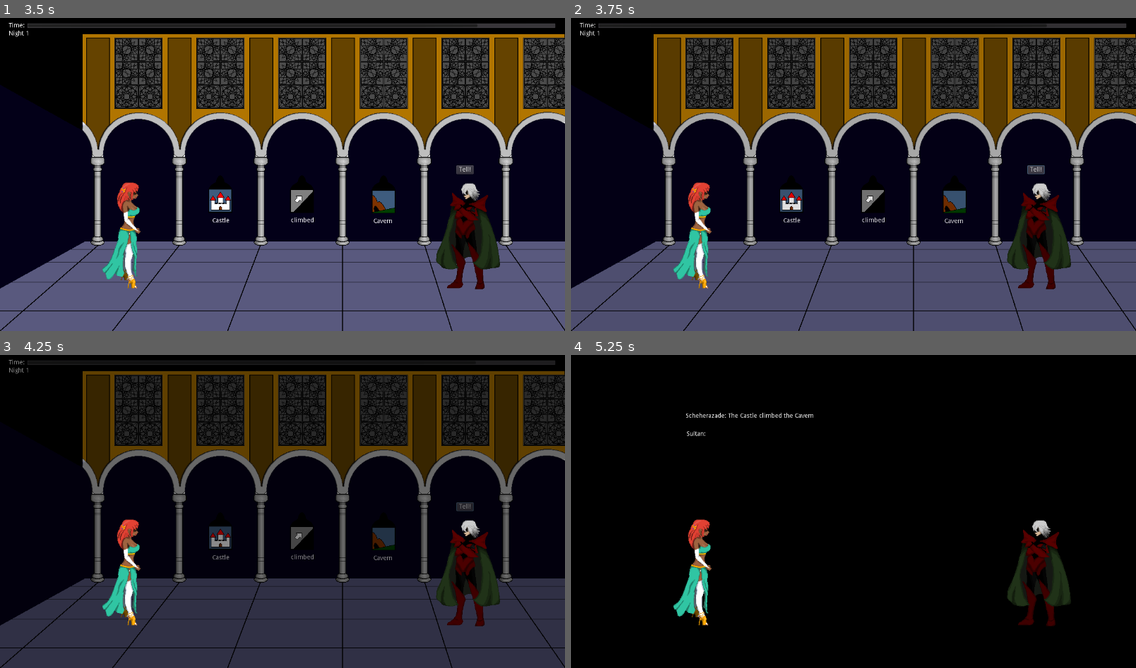
Above: before the commit, frames 1-4 (two rows, left to right).
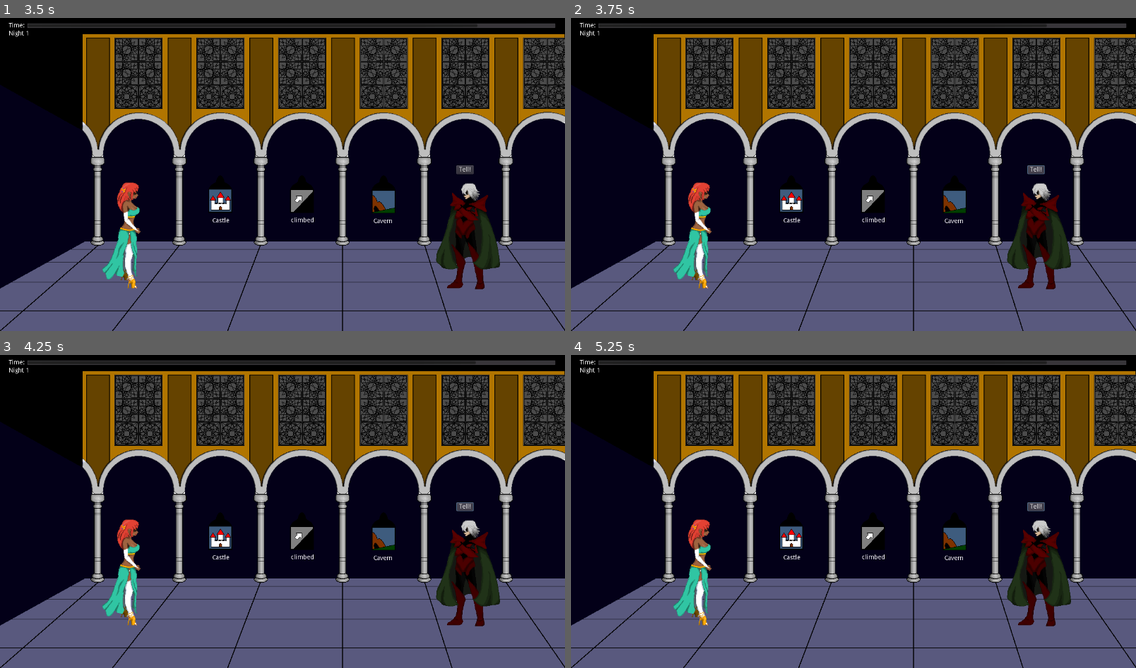
Above: after the commit, the same moments.

Repository: alpacanumerals/LD50
Game: Godot game, scene res://TitleScreen.tscn
The game is run twice, just before and just after one commit, with the same random seed, the same clock (stepped at 60 frames per second) and the same inputs.
Inputs (mouse positions are in pixels of both pictures, inside the frame that each line leads up to):
- Up to frame 1 (3.5 s): click "Start" at 0.5 s; tap Enter at 1.25, 2.75 s; drag from (209, 49) to (220, 199) at 1.27 s; tap Space at 2 s; drag from (231, 49) to (220, 199) at 2.02 s; move the mouse to (209, 74) at 2.77 s; click (209, 74) at 2.92 s
- Up to frame 2 (3.75 s): click "Tell!" at 3.5 s
- Up to frame 3 (4.25 s): no input
- Up to frame 4 (5.25 s): click "Tell!" at 4.25 s; click "Tell!" at 5 s

Frame 1 is identical in both runs. In frame 2, 0.2% of the frame differs, in the area x 1-100%, y 1-66%; in frame 3, 48%; in frame 4, 52%, in the area x 0-100%, y 1-100%.
Error after the commit: Invalid get index 'ACTION_NONSENSE' (on base: 'Dictionary'). (res://autoload/storyrules.gd:36)

Commit message:
intense copypasta

Diff:
--- a/autoload/storyrules.gd
+++ b/autoload/storyrules.gd
@@ -24,34 +24,51 @@
     var confusion: int = 0
     offenses = {}
 
-
-
 #############
 #RULES BEGIN#
 #############
 
-#Broad Logic Rules
+    #Broad Logic Rules
     if option_basic == true:
-        #Action requires animation.
-        if verb.action == true && subject.animate == false:
+        #Action requiring animation.
+        if verb.action == true && subject.animate_now == false:
             print("A" + subject.card_name + "can't do that!")
-            offenses[rules.NONSENSE] = true
+            offenses[rules.ACTION_NONSENSE] = true
             offense += 3
             return offense
-        #Logic regarding what can be legitimately slain.
-        if (verb is Slew):
-            if object.dead == true:
-                print("Wasn't" + object.card_name + "already dead?")
-                offenses[rules.NONSENSE] = true
+        #Verbs requiring animate objects.
+        if verb.targetanimate == true && object.animate_now == false:
+            #Logic regarding what can be legitimately slain.
+            if (verb is Slew):
+                if object.dead == true:
+                    print("Wasn't" + object.card_name + "already dead?")
+                    offenses[rules.SLEW_ALREADY_DEAD] = true
+                    offense += 3
+                    return offense
+                if object.animate_now == false:
+                    print("And just how does the" + subject.card_name + "plan to kill a" + object.card_name + "?")
+                    offenses[rules.SLEW_UNKILLABLE] = true
+                    offense += 3
+                return offense
+        #Verbs requiring animate objects.
+            if (verb is Married):
+                offenses[rules.MARRIED_INANIMATE] = true
                 offense += 3
                 return offense
-            if object.animate1 == false:
-                print("And just how does the" + subject.card_name + "plan to kill a" + object.card_name + "?")
-                offenses[rules.NONSENSE] = true
+            if (verb is Pursued):
+                offenses[rules.PURSUED_INANIMATE] = true
+                offense += 3
+                return offense
+            if (verb is Spoke_With):
+                offenses[rules.SPOKE_WITH_INANIMATE] = true
+                offense += 3
+                return offense
+            else:
+                offenses[rules.GENERIC_NONSENSE] = true
                 offense += 3
                 return offense
 
-
+    #RULES Governing the possible but unreasonable.
 
 
 
--- a/cards2/burned.gd
+++ b/cards2/burned.gd
@@ -6,6 +6,7 @@
 
 const action: bool = false
 const adventure: bool = true
+const targetanimate: bool = false
 
 func _init(new_id):
     id = new_id
--- a/cards2/climbed.gd
+++ b/cards2/climbed.gd
@@ -6,6 +6,7 @@
 
 const action: bool = true
 const adventure: bool = true
+const targetanimate: bool = false
 
 func _init(new_id):
     id = new_id
--- a/cards2/despised.gd
+++ b/cards2/despised.gd
@@ -6,6 +6,7 @@
 
 const action: bool = true
 const adventure: bool = false
+const targetanimate: bool = false
 
 func _init(new_id):
     id = new_id
--- a/cards2/fell_upon.gd
+++ b/cards2/fell_upon.gd
@@ -6,6 +6,7 @@
 
 const action: bool = false
 const adventure: bool = false
+const targetanimate: bool = false
 
 func _init(new_id):
     id = new_id
--- a/cards2/found.gd
+++ b/cards2/found.gd
@@ -6,6 +6,7 @@
 
 const action: bool = true
 const adventure: bool = true
+const targetanimate: bool = false
 
 func _init(new_id):
     id = new_id
--- a/cards2/had.gd
+++ b/cards2/had.gd
@@ -6,6 +6,7 @@
 
 const action: bool = false
 const adventure: bool = false
+const targetanimate: bool = false
 
 func _init(new_id):
     id = new_id
--- a/cards2/loved.gd
+++ b/cards2/loved.gd
@@ -6,6 +6,7 @@
 
 const action: bool = true
 const adventure: bool = false
+const targetanimate: bool = false
 
 func _init(new_id):
     id = new_id
--- a/cards2/married.gd
+++ b/cards2/married.gd
@@ -6,6 +6,7 @@
 
 const action: bool = true
 const adventure: bool = false
+const targetanimate: bool = true
 
 func _init(new_id):
     id = new_id
--- a/cards2/pursued.gd
+++ b/cards2/pursued.gd
@@ -6,6 +6,7 @@
 
 const action: bool = true
 const adventure: bool = true
+const targetanimate: bool = true
 
 func _init(new_id):
     id = new_id
--- a/cards2/revived.gd
+++ b/cards2/revived.gd
@@ -6,6 +6,7 @@
 
 const action: bool = true
 const adventure: bool = false
+const targetanimate: bool = true
 
 func _init(new_id):
     id = new_id
--- a/cards2/rewarded.gd
+++ b/cards2/rewarded.gd
@@ -6,6 +6,7 @@
 
 const action: bool = true
 const adventure: bool = false
+const targetanimate: bool = true
 
 func _init(new_id):
     id = new_id
--- a/cards2/slew.gd
+++ b/cards2/slew.gd
@@ -6,6 +6,7 @@
 
 const action: bool = true
 const adventure: bool = true
+const targetanimate: bool = true
 
 func _init(new_id):
     id = new_id
--- a/cards2/spoke_with.gd
+++ b/cards2/spoke_with.gd
@@ -6,6 +6,7 @@
 
 const action: bool = true
 const adventure: bool = false
+const targetanimate: bool = true
 
 func _init(new_id):
     id = new_id
--- a/cards2/stole.gd
+++ b/cards2/stole.gd
@@ -6,6 +6,7 @@
 
 const action: bool = true
 const adventure: bool = true
+const targetanimate: bool = false
 
 func _init(new_id):
     id = new_id
--- a/cards2/struck.gd
+++ b/cards2/struck.gd
@@ -6,6 +6,7 @@
 
 const action: bool = true
 const adventure: bool = true
+const targetanimate: bool = false
 
 func _init(new_id):
     id = new_id
--- a/cards2/threw.gd
+++ b/cards2/threw.gd
@@ -6,6 +6,7 @@
 
 const action: bool = true
 const adventure: bool = true
+const targetanimate: bool = false
 
 func _init(new_id):
     id = new_id
--- a/cards2/turned_into.gd
+++ b/cards2/turned_into.gd
@@ -6,6 +6,7 @@
 
 const action: bool = true
 const adventure: bool = false
+const targetanimate: bool = false
 
 func _init(new_id):
     id = new_id
--- a/cards2/visited.gd
+++ b/cards2/visited.gd
@@ -6,6 +6,7 @@
 
 const action: bool = true
 const adventure: bool = false
+const targetanimate: bool = false
 
 func _init(new_id):
     id = new_id
